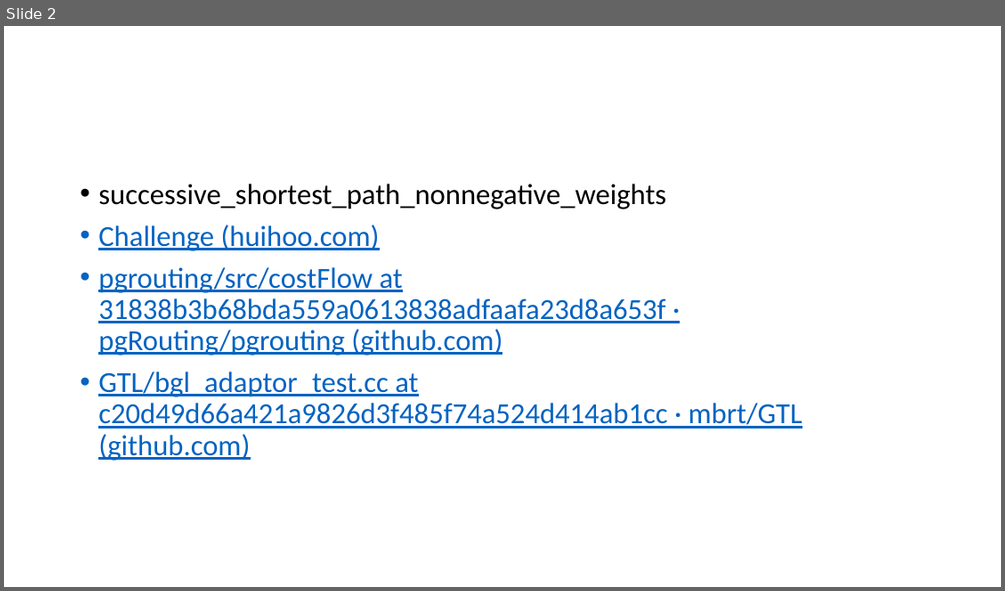
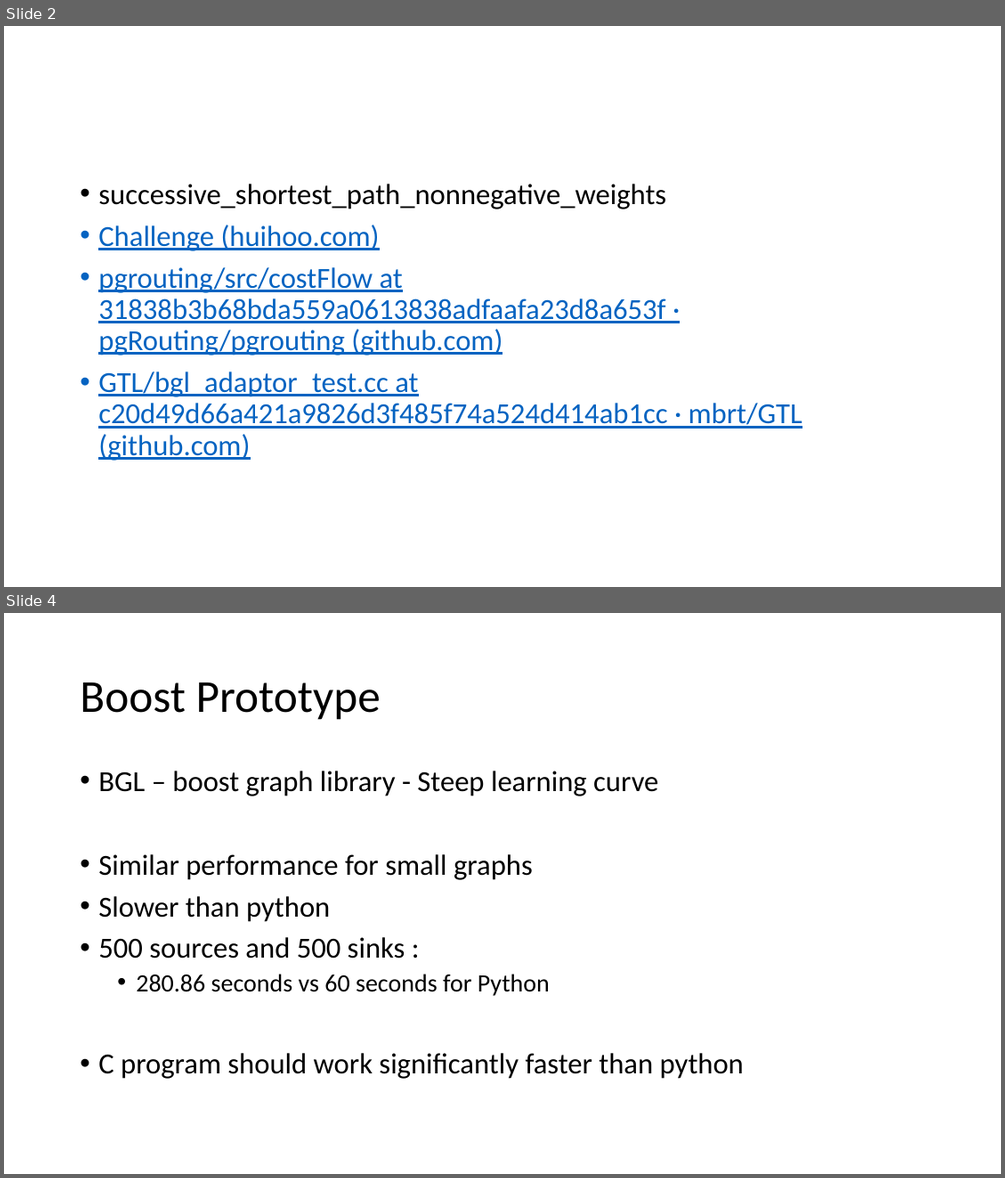
Before and after one commit to anirudhakulkarni/Parallel-MCMF-at-IISc-Research, a slide deck: reports/week-5.pptx. Shown one above the other, each under a label of ours: slide 2 before the commit, slides 2 and 4 after it; the slides between them are not shown. The pictures are 1005x591 and 1005x1178 pixels, drawn with LibreOffice and Linux fonts; fonts in the diff are those of the drawing. Boxes give left, top, right and bottom in pixels: in the first picture for what was removed or moved away, otherwise in the second. Text is boxed around its words. In the diff, an @@ line names an element or a change of style, - is before the commit and + after.

```diff
--- a/reports/week-5.pptx
+++ b/reports/week-5.pptx
@@ slide 4 added at (x1=4, y1=613, x2=1001, y2=1174), background #FFFFFF @@
@@ title added at (x1=80, y1=682, x2=380, y2=720), 44 pt, text #000000 @@
+Boost Prototype
@@ text added at (x1=98, y1=771, x2=744, y2=1078), 28 pt, text #000000 @@
+• BGL – boost graph library - Steep learning curve
+• Similar performance for small graphs
+• Slower than python
+• 500 sources and 500 sinks :
+  • 280.86 seconds vs 60 seconds for Python
+• C program should work significantly faster than python
```
Also in this commit, not shown: 8 other slides added, 1 slide removed, 25 other files.
